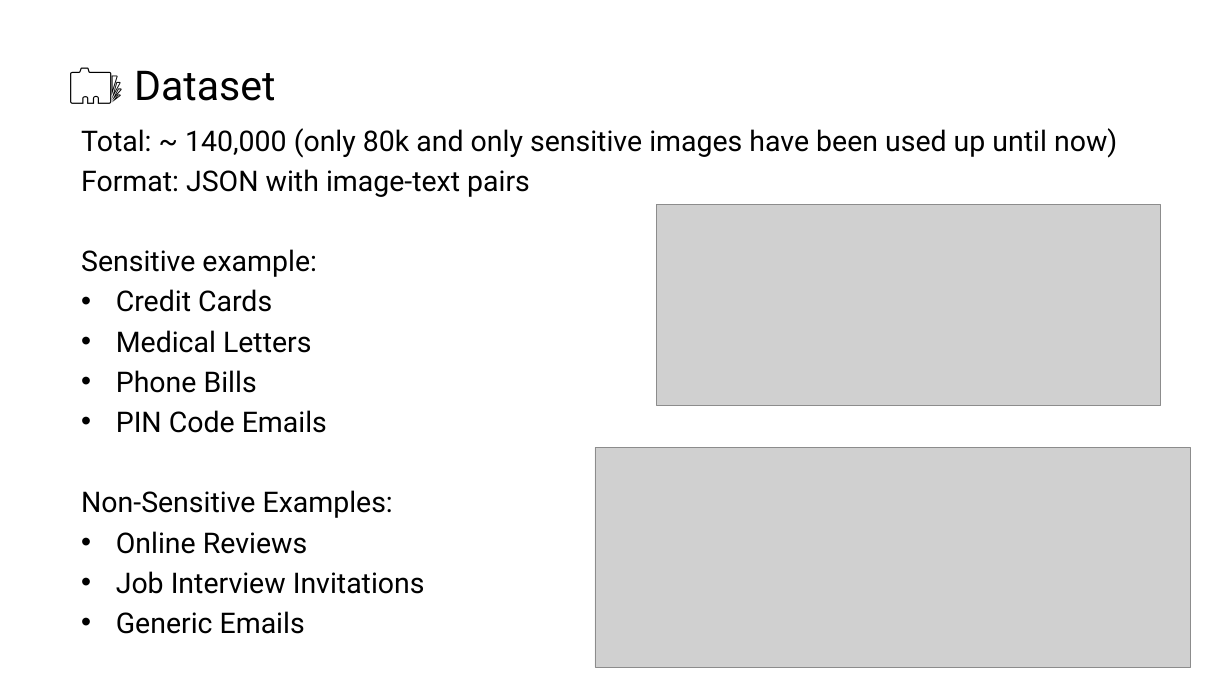
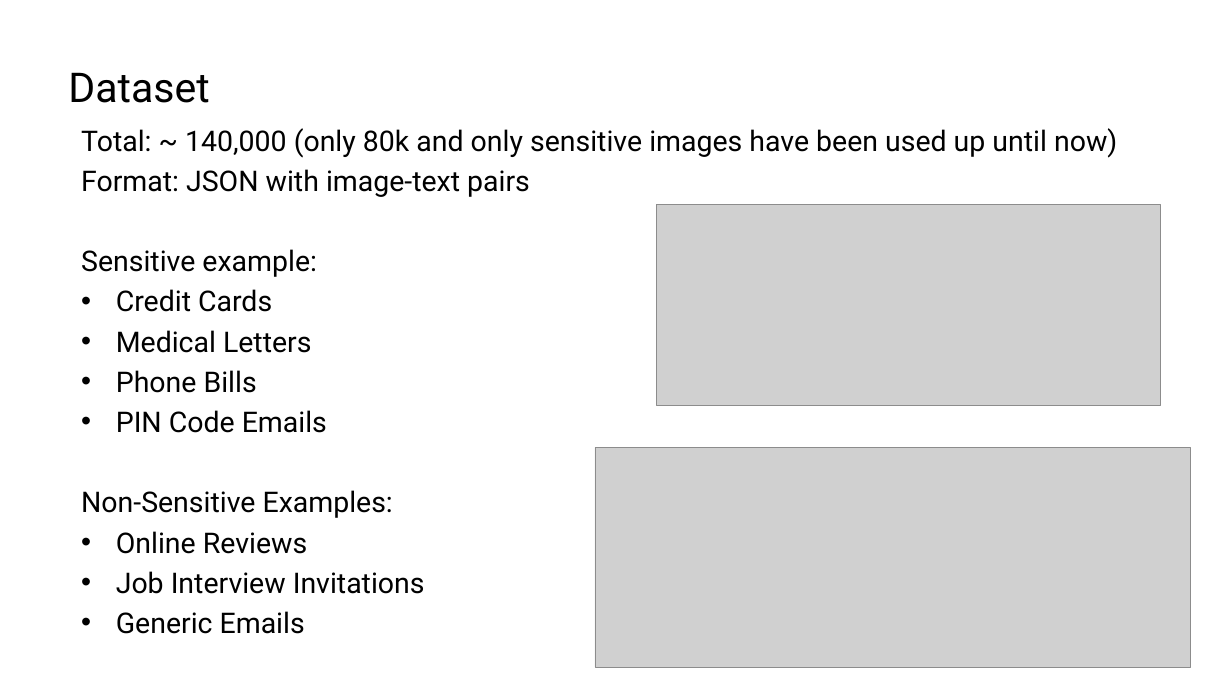
Before and after one commit to Yuval10Dahan/Final-Project-CS, a slide deck: slide 6 of Phase 2/Mid Presentation.pptx. Drawn at 1232x693 pixels with LibreOffice and Linux fonts; fonts in the diff are those of the drawing; grey boxes stand for pictures. Boxes give left, top, right and bottom in pixels: in the first picture for what was removed or moved away, otherwise in the second. Text is boxed around its words. In the diff, an @@ line names an element or a change of style, - is before the commit and + after.

```diff
--- a/Phase 2/Mid Presentation.pptx
+++ b/Phase 2/Mid Presentation.pptx
@@ title at (x1=68, y1=72, x2=209, y2=103): text changed @@
-🗂️ Dataset
+Dataset
```
Also in this commit, not shown: 9 other slides changed, 2 other files.
